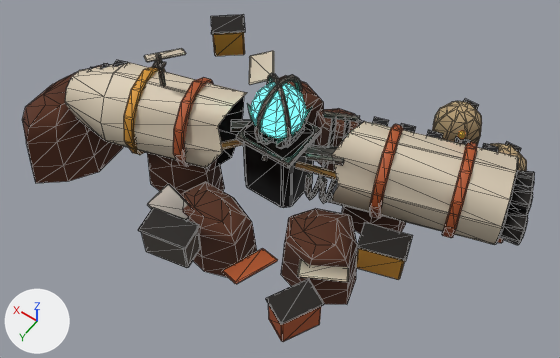
The glTF model public/assets/shared/sites/crash-site-khepri.glb: old version first, new version second.
Before and after are seen from a 50 mm camera at (-3.33, 4.64, 6.96) aimed at (-0.17, 0.21, 0.0). The lights are fixed; the arrows at lower left show +X, +Y and +Z. The older version comes first. Mesh edges are drawn as thin lines. Vertices at exactly the same position are counted once.

Objects in the first picture: 'site_crash_site_khepri_body', 'site_crash_site_khepri_core' and 1 more.
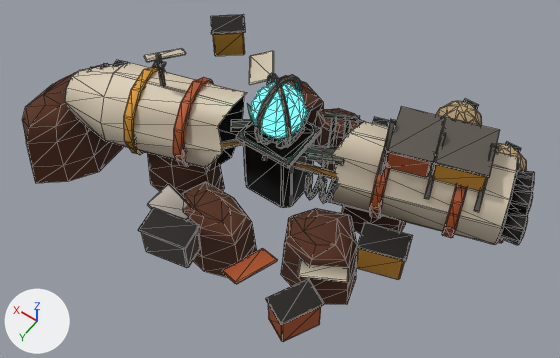
Changed parts and their boxes (x1, y1, x2, y2) in the pictures (560 x 358 px):
part 1 of me_site_crash_site_khepri_body, added
    after: (377, 107, 500, 212)
part 2 of me_site_crash_site_khepri_body, recoloured (darker)
    both: (367, 114, 517, 218)

What changed in the scene script:
```text
Change me_site_crash_site_khepri_body:
    used by ob_site_crash_site_khepri_body; location = (0.0, 0.0, 0.0)
    remove me_site_crash_site_khepri_body.from_pydata(...)  # 1776 vertices, 3274 faces; spans x -2.78..2.95, y -1.93..1.83, z -0.69..1.25
    add me_site_crash_site_khepri_body.from_pydata(...)  # 1888 vertices, 3458 faces; spans x -2.78..2.95, y -1.93..1.83, z -0.69..1.25
    me_site_crash_site_khepri_body part 1: 112 vertices added at x -2.3..-1.02, y -1.08..0.07, z 0.54..1.11
    me_site_crash_site_khepri_body part 2: 242 kept faces spanning x -2.56..0.35, y -1.8..1.3, z -0.09..0.85 get new vertex colours
```
